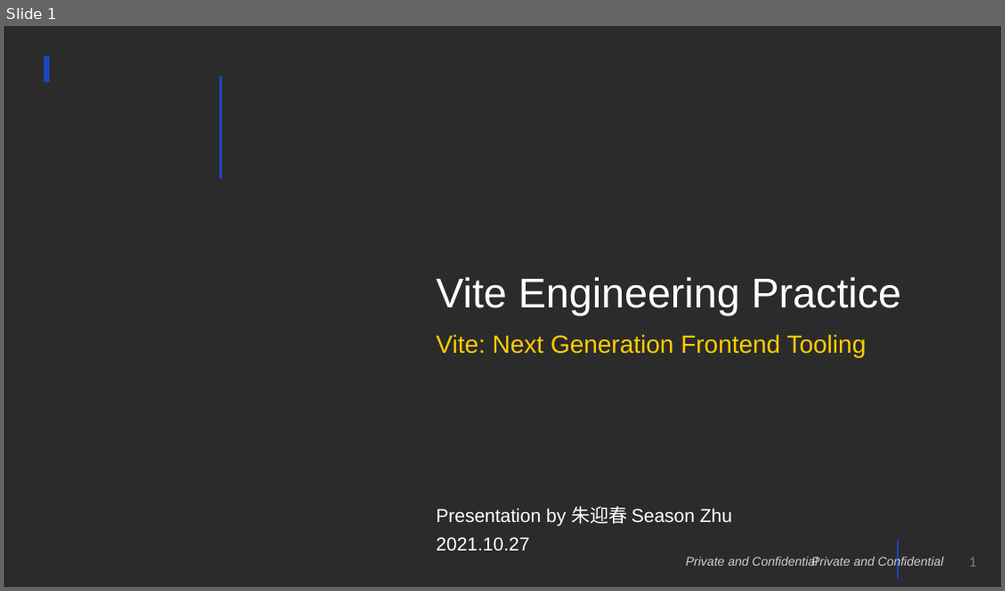
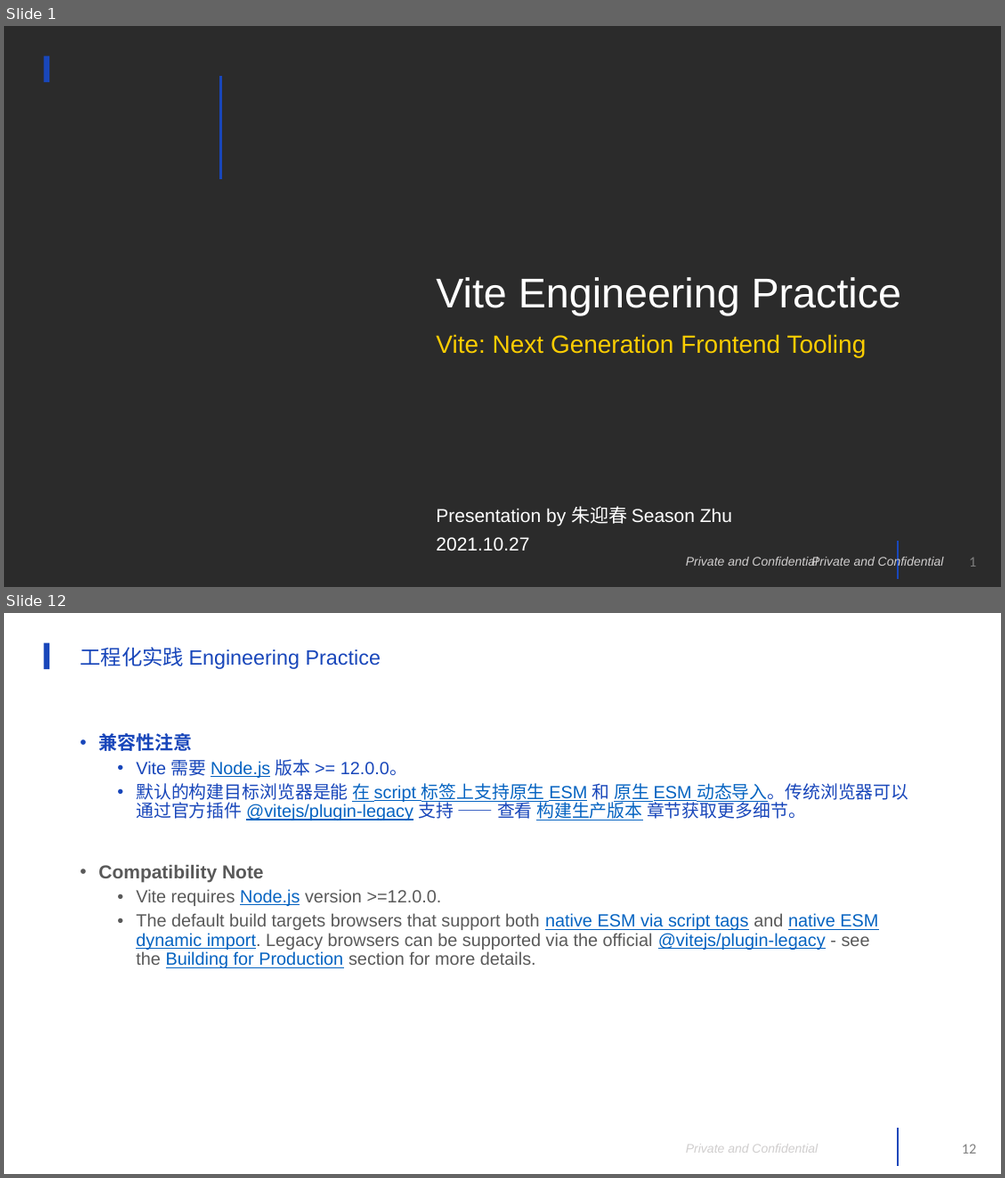
Before and after one commit to season19840122/Course, a slide deck: Vite2 项目工程化和原理剖析/Vite Engineering Practice.pptx. Shown one above the other, each under a label of ours: slide 1 before the commit, slides 1 and 12 after it; the slides between them are not shown. The pictures are 1005x591 and 1005x1178 pixels, drawn with LibreOffice and Linux fonts; fonts in the diff are those of the drawing; background and template pictures are left out; a plain dark background stands for a picture behind light text. Boxes give left, top, right and bottom in pixels: in the first picture for what was removed or moved away, otherwise in the second. Text is boxed around its words. In the diff, an @@ line names an element or a change of style, - is before the commit and + after.

Commit message:
update Vite 工程化实践.pptx and vite-engineering-practice project

```diff
--- a/Vite2 项目工程化和原理剖析/Vite Engineering Practice.pptx
+++ b/Vite2 项目工程化和原理剖析/Vite Engineering Practice.pptx
@@ slide 12 added at <box>4,613,1001,1174</box>, background picture (left out); not listed: 4 template elements that a slide beside it also shows @@
@@ title added at <box>80,647,380,669</box>, 20 pt, text #1846BA @@
+工程化实践 Engineering Practice
@@ text added at <box>98,733,908,968</box>, 17 pt, text #595959 @@
+• 兼容性注意
+  • Vite 需要 Node.js 版本 >= 12.0.0。
+  • 默认的构建目标浏览器是能 在 script 标签上支持原生 ESM 和 原生 ESM 动态导入。传统浏览器可以通过官方插件 @vitejs/plugin-legacy 支持 —— 查看 构建生产版本 章节获取更多细节。
+• Compatibility Note
+  • Vite requires Node.js version >=12.0.0.
+  • The default build targets browsers that support both native ESM via script tags and native ESM dynamic import. Legacy browsers can be supported via the official @vitejs/plugin-legacy - see the Building for Production section for more details.
```
Also in this commit, not shown: 1 slide changed, 20 other slides added, 9 slides removed, 39 other files.
